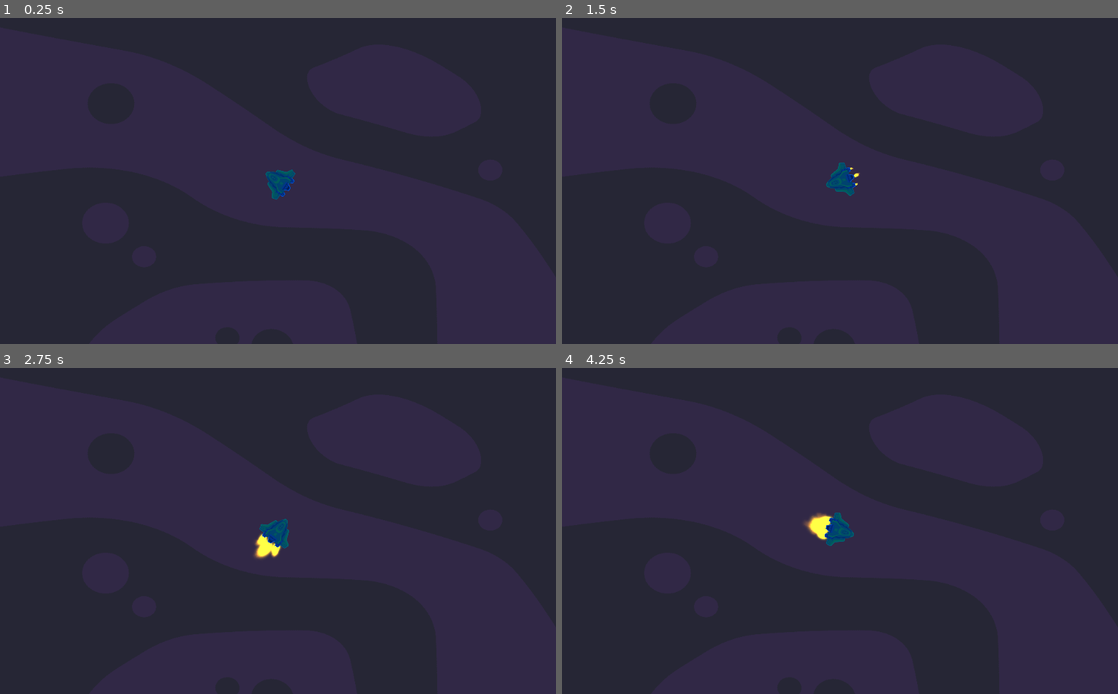
Above: before the commit, frames 1-4 (two rows, left to right).
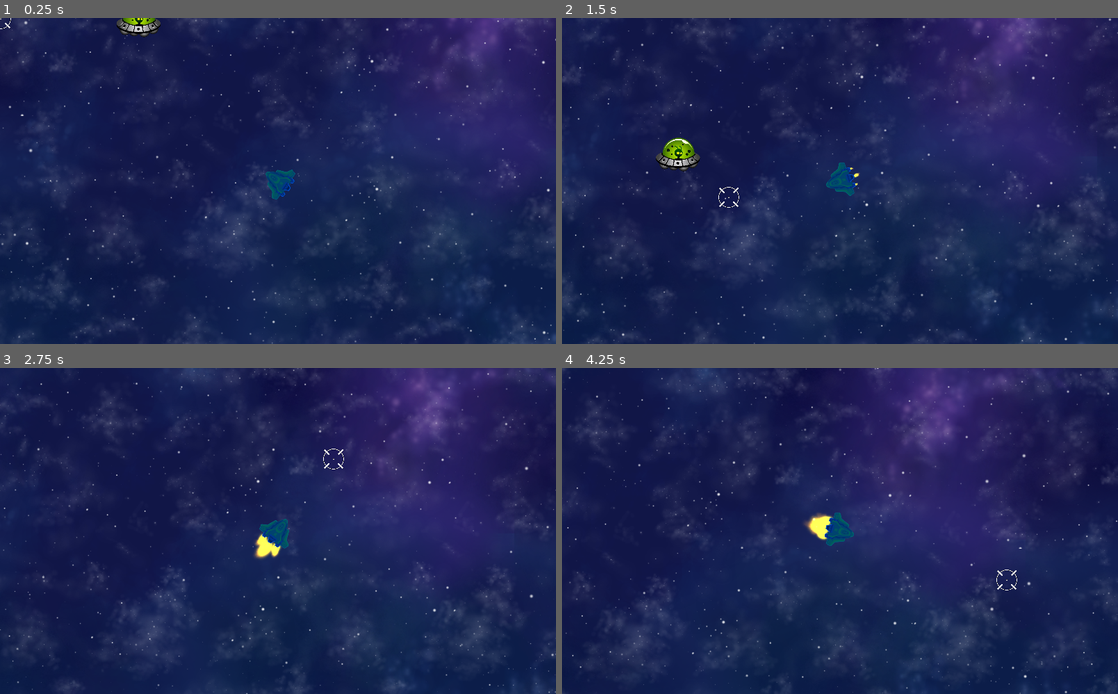
Above: after the commit, the same moments.

Repository: vickraz/godot-space-shooter-
Game: Godot game, scene res://Scenes/World.tscn
Two runs of this game, one before a commit and one after it. Both use one fixed random seed, a clock stepped at 60 frames per second and the inputs below.
Inputs (mouse positions are in pixels of both pictures, inside the frame that each line leads up to):
- Up to frame 1 (0.25 s): no input
- Up to frame 2 (1.5 s): move the mouse to (962, 164) at 0.52 s; hold D (move_right) 0.53-1.28 s; hold W (move) 0.53-1.28 s; move the mouse to (728, 197) at 1.27 s; hold S (move_down) from 1.28 s (still down); tap Space (boost) at 1.35 s
- Up to frame 3 (2.75 s): tap W (move) at 1.55 s; move the mouse to (333, 459) at 2.02 s; release S (move_down) at 2.03 s; hold D (move_right) from 2.03 s (still down); hold W (move) from 2.03 s (still down)
- Up to frame 4 (4.25 s): move the mouse to (812, 596) at 2.77 s; release W (move) at 2.78 s; click (812, 596) at 2.85 s; tap W (move) at 3.05 s; move the mouse to (1006, 579) at 3.52 s; release D (move_right) at 3.53 s; hold A (move_left) from 3.53 s (still down); hold W (move) from 3.53 s (still down)

The runs differ from the first frame. In frame 1, 71% of the frame differs, in the area x 0-100%, y 0-100%; in frame 2, 73%; in frame 3, 70%; in frame 4, 72%.

Commit message:
Lektion 6: alien har skapats

Diff:
--- /dev/null
+++ b/space shooter/Scenes/Alien.gd
@@ -0,0 +1,36 @@
+extends KinematicBody2D
+
+
+const MAX_VELOCITY = 350
+const ACCELERATION = 500
+
+var velocity := Vector2.ZERO
+
+var player = null
+
+func _ready() -> void:
+	player = get_node("/root/World/MainShip")
+
+func _physics_process(delta: float) -> void:
+	if player == null:
+		return
+	else:
+		var direction_to_player = player.global_position - global_position
+		var desired_velocity = direction_to_player.normalized() * MAX_VELOCITY
+		velocity = velocity.move_toward(desired_velocity, ACCELERATION * delta)
+
+		velocity = move_and_slide(velocity)
+
+
+#Anropas av en bullet vid kollision
+func die() -> void:
+	queue_free()
+
+
+
+
+
+func _on_Area2D_body_entered(body: Node) -> void:
+	if body.is_in_group("Player"):
+		body.take_damage(25)
+		queue_free()
--- /dev/null
+++ b/space shooter/Scenes/Alien.tscn
@@ -0,0 +1,118 @@
+[gd_scene load_steps=7 format=2]
+
+[ext_resource path="res://Alien/alien-ufo.png.png" type="Texture" id=1]
+[ext_resource path="res://Scenes/Alien.gd" type="Script" id=2]
+
+[sub_resource type="CircleShape2D" id=1]
+radius = 26.0192
+
+[sub_resource type="CircleShape2D" id=2]
+radius = 28.0
+
+[sub_resource type="Animation" id=3]
+resource_name = "LeftAndRight"
+length = 1.6
+loop = true
+step = 0.4
+tracks/0/type = "value"
+tracks/0/path = NodePath("Sprite:position")
+tracks/0/interp = 1
+tracks/0/loop_wrap = true
+tracks/0/imported = false
+tracks/0/enabled = true
+tracks/0/keys = {
+"times": PoolRealArray( 0, 0.4, 0.8, 1.2, 1.6 ),
+"transitions": PoolRealArray( 1, 1, 1, 1, 1 ),
+"update": 0,
+"values": [ Vector2( 0, 0 ), Vector2( 50, 0 ), Vector2( 0, 0 ), Vector2( -50, 0 ), Vector2( 0, 0 ) ]
+}
+tracks/1/type = "value"
+tracks/1/path = NodePath("CollisionShape2D:position")
+tracks/1/interp = 1
+tracks/1/loop_wrap = true
+tracks/1/imported = false
+tracks/1/enabled = true
+tracks/1/keys = {
+"times": PoolRealArray( 0, 0.4, 0.8, 1.2, 1.6 ),
+"transitions": PoolRealArray( 1, 1, 1, 1, 1 ),
+"update": 0,
+"values": [ Vector2( 0, -9 ), Vector2( 50, -9 ), Vector2( 0, -9 ), Vector2( -50, -9 ), Vector2( 0, -9 ) ]
+}
+tracks/2/type = "value"
+tracks/2/path = NodePath("Area2D:position")
+tracks/2/interp = 1
+tracks/2/loop_wrap = true
+tracks/2/imported = false
+tracks/2/enabled = true
+tracks/2/keys = {
+"times": PoolRealArray( 0, 0.4, 0.8, 1.2, 1.6 ),
+"transitions": PoolRealArray( 1, 1, 1, 1, 1 ),
+"update": 0,
+"values": [ Vector2( 0, 0 ), Vector2( 50, 0 ), Vector2( 0, 0 ), Vector2( -50, 0 ), Vector2( 0, 0 ) ]
+}
+
+[sub_resource type="Animation" id=4]
+length = 0.001
+tracks/0/type = "value"
+tracks/0/path = NodePath("Sprite:position")
+tracks/0/interp = 1
+tracks/0/loop_wrap = true
+tracks/0/imported = false
+tracks/0/enabled = true
+tracks/0/keys = {
+"times": PoolRealArray( 0 ),
+"transitions": PoolRealArray( 1 ),
+"update": 0,
+"values": [ Vector2( 0, 0 ) ]
+}
+tracks/1/type = "value"
+tracks/1/path = NodePath("CollisionShape2D:position")
+tracks/1/interp = 1
+tracks/1/loop_wrap = true
+tracks/1/imported = false
+tracks/1/enabled = true
+tracks/1/keys = {
+"times": PoolRealArray( 0 ),
+"transitions": PoolRealArray( 1 ),
+"update": 0,
+"values": [ Vector2( 0, -9 ) ]
+}
+tracks/2/type = "value"
+tracks/2/path = NodePath("Area2D:position")
+tracks/2/interp = 1
+tracks/2/loop_wrap = true
+tracks/2/imported = false
+tracks/2/enabled = true
+tracks/2/keys = {
+"times": PoolRealArray( 0 ),
+"transitions": PoolRealArray( 1 ),
+"update": 0,
+"values": [ Vector2( 0, 0 ) ]
+}
+
+[node name="Alien" type="KinematicBody2D" groups=["Enemy"]]
+collision_layer = 2
+collision_mask = 7
+script = ExtResource( 2 )
+
+[node name="Sprite" type="Sprite" parent="."]
+scale = Vector2( 0.2, 0.2 )
+texture = ExtResource( 1 )
+
+[node name="CollisionShape2D" type="CollisionShape2D" parent="."]
+position = Vector2( 0, -9 )
+shape = SubResource( 1 )
+
+[node name="Area2D" type="Area2D" parent="."]
+collision_layer = 0
+
+[node name="CollisionShape2D" type="CollisionShape2D" parent="Area2D"]
+position = Vector2( 0, -9 )
+shape = SubResource( 2 )
+
+[node name="AnimationPlayer" type="AnimationPlayer" parent="."]
+autoplay = "LeftAndRight"
+anims/LeftAndRight = SubResource( 3 )
+anims/RESET = SubResource( 4 )
+
+[connection signal="body_entered" from="Area2D" to="." method="_on_Area2D_body_entered"]
--- a/space shooter/Scenes/Bullet.tscn
+++ b/space shooter/Scenes/Bullet.tscn
@@ -22,4 +22,5 @@
 [node name="LifeTimer" type="Timer" parent="."]
 
 [connection signal="area_entered" from="." to="." method="_on_Bullet_area_entered"]
+[connection signal="body_entered" from="." to="." method="_on_Bullet_body_entered"]
 [connection signal="timeout" from="LifeTimer" to="." method="_on_LifeTimer_timeout"]
--- /dev/null
+++ b/space shooter/Scenes/Crosshair.tscn
@@ -0,0 +1,9 @@
+[gd_scene load_steps=3 format=2]
+
+[ext_resource path="res://Ship/circle-04.png" type="Texture" id=1]
+[ext_resource path="res://Scripts/Crosshair.gd" type="Script" id=2]
+
+[node name="Crosshair" type="Sprite"]
+scale = Vector2( 0.2, 0.2 )
+texture = ExtResource( 1 )
+script = ExtResource( 2 )
--- a/space shooter/Scenes/MainShip.tscn
+++ b/space shooter/Scenes/MainShip.tscn
@@ -4,7 +4,7 @@
 [ext_resource path="res://Scripts/MainShip.gd" type="Script" id=2]
 [ext_resource path="res://Scenes/ThrusterFlame.tscn" type="PackedScene" id=4]
 
-[node name="MainShip" type="KinematicBody2D"]
+[node name="MainShip" type="KinematicBody2D" groups=["Player"]]
 collision_mask = 10
 script = ExtResource( 2 )
 
--- /dev/null
+++ b/space shooter/Scenes/ParallaxBackground.tscn
@@ -0,0 +1,34 @@
+[gd_scene load_steps=4 format=2]
+
+[ext_resource path="res://Backgrounds/bkgd_0.png" type="Texture" id=1]
+[ext_resource path="res://Backgrounds/bkgd_3.png" type="Texture" id=2]
+[ext_resource path="res://Backgrounds/bkgd_2.png" type="Texture" id=3]
+
+[node name="ParallaxBackground" type="ParallaxBackground"]
+
+[node name="ParallaxLayer" type="ParallaxLayer" parent="."]
+motion_scale = Vector2( 0.2, 0.2 )
+motion_mirroring = Vector2( 1200, 1200 )
+
+[node name="Sprite" type="Sprite" parent="ParallaxLayer"]
+scale = Vector2( 0.6, 0.6 )
+texture = ExtResource( 1 )
+centered = false
+
+[node name="ParallaxLayer2" type="ParallaxLayer" parent="."]
+motion_scale = Vector2( 0.3, 0.3 )
+motion_mirroring = Vector2( 1200, 1200 )
+
+[node name="Sprite" type="Sprite" parent="ParallaxLayer2"]
+scale = Vector2( 0.6, 0.6 )
+texture = ExtResource( 3 )
+centered = false
+
+[node name="ParallaxLayer3" type="ParallaxLayer" parent="."]
+motion_scale = Vector2( 0.4, 0.4 )
+motion_mirroring = Vector2( 1200, 1200 )
+
+[node name="Sprite" type="Sprite" parent="ParallaxLayer3"]
+scale = Vector2( 0.6, 0.6 )
+texture = ExtResource( 2 )
+centered = false
--- a/space shooter/Scenes/World.tscn
+++ b/space shooter/Scenes/World.tscn
@@ -1,16 +1,17 @@
-[gd_scene load_steps=3 format=2]
+[gd_scene load_steps=5 format=2]
 
-[ext_resource path="res://Backgrounds/space_background1.png" type="Texture" id=1]
+[ext_resource path="res://Scenes/ParallaxBackground.tscn" type="PackedScene" id=1]
 [ext_resource path="res://Scenes/MainShip.tscn" type="PackedScene" id=2]
+[ext_resource path="res://Scenes/Crosshair.tscn" type="PackedScene" id=3]
+[ext_resource path="res://Scenes/Alien.tscn" type="PackedScene" id=4]
 
 [node name="World" type="Node2D"]
 
-[node name="Backround" type="CanvasLayer" parent="."]
-layer = -1
-
-[node name="TextureRect" type="TextureRect" parent="Backround"]
-margin_right = 40.0
-margin_bottom = 40.0
-texture = ExtResource( 1 )
+[node name="ParallaxBackground" parent="." instance=ExtResource( 1 )]
 
 [node name="MainShip" parent="." instance=ExtResource( 2 )]
+position = Vector2( 168, 276 )
+
+[node name="Crosshair" parent="." instance=ExtResource( 3 )]
+
+[node name="Alien" parent="." instance=ExtResource( 4 )]
--- a/space shooter/Scripts/Bullet.gd
+++ b/space shooter/Scripts/Bullet.gd
@@ -35,3 +35,14 @@
 		explosion_instance.emitting = true
 		get_tree().get_root().add_child(explosion_instance)
 		queue_free()
+
+
+func _on_Bullet_body_entered(body: Node) -> void:
+	if body.is_in_group("Enemy"):
+		body.die()
+
+		var explosion_instance = bullet_explosion_scene.instance()
+		explosion_instance.global_position = global_position
+		explosion_instance.emitting = true
+		get_tree().get_root().add_child(explosion_instance)
+		queue_free()
--- /dev/null
+++ b/space shooter/Scripts/Crosshair.gd
@@ -0,0 +1,7 @@
+extends Sprite
+
+func _ready() -> void:
+	Input.set_mouse_mode(Input.MOUSE_MODE_HIDDEN)
+
+func _process(delta: float) -> void:
+	global_position = get_global_mouse_position()
--- a/space shooter/Scripts/MainShip.gd
+++ b/space shooter/Scripts/MainShip.gd
@@ -10,6 +10,8 @@
 var can_shoot := true
 
 var bullet_scene = preload("res://Scenes/Bullet.tscn")
+
+var hp = 100
 
 func _ready() -> void:
 	#Startposition på skärmen
@@ -80,3 +82,9 @@
 #Anropas automatiskt då ShootTimern tar slut
 func _on_ShootTimer_timeout() -> void:
 	can_shoot = true
+
+func take_damage(amount: int) -> void:
+	hp -= amount
+
+	if hp <= 0:
+		get_tree().reload_current_scene()
